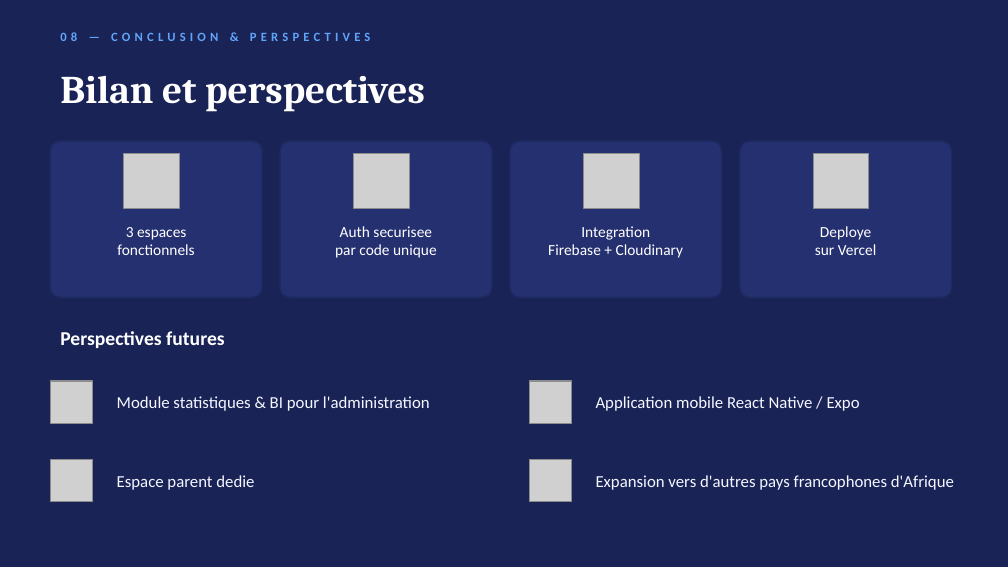
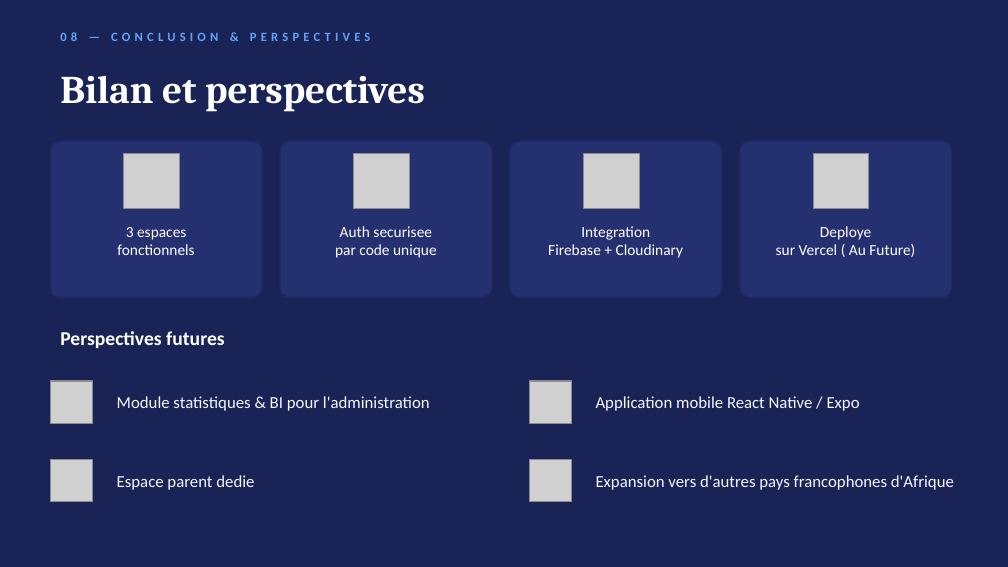
Before and after one commit to Ezziani-Ayoub/gestion_etudiant, a slide deck: slide 12 of Soutenance_Gestion_Academique.pptx (slide 10 before the commit). Drawn at 1008x567 pixels with LibreOffice and Linux fonts; fonts in the diff are those of the drawing; grey boxes stand for pictures. Boxes give left, top, right and bottom in pixels: in the first picture for what was removed or moved away, otherwise in the second. Text is boxed around its words. In the diff, an @@ line names an element or a change of style, - is before the commit and + after.

```diff
--- a/Soutenance_Gestion_Academique.pptx
+++ b/Soutenance_Gestion_Academique.pptx
@@ text at <box>776,244,915,257</box>: text changed @@
-sur Vercel
+sur Vercel ( Au Future)
```
Also in this commit, not shown: 5 other slides changed, 2 slides added, 4 other files.
